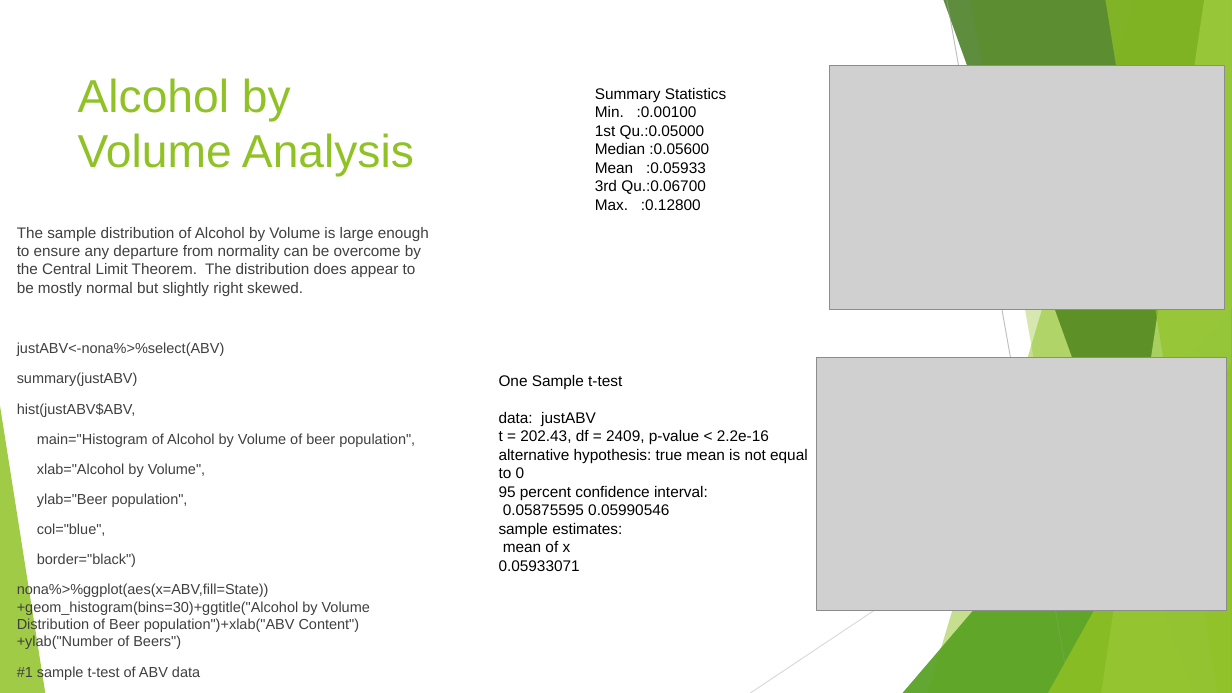
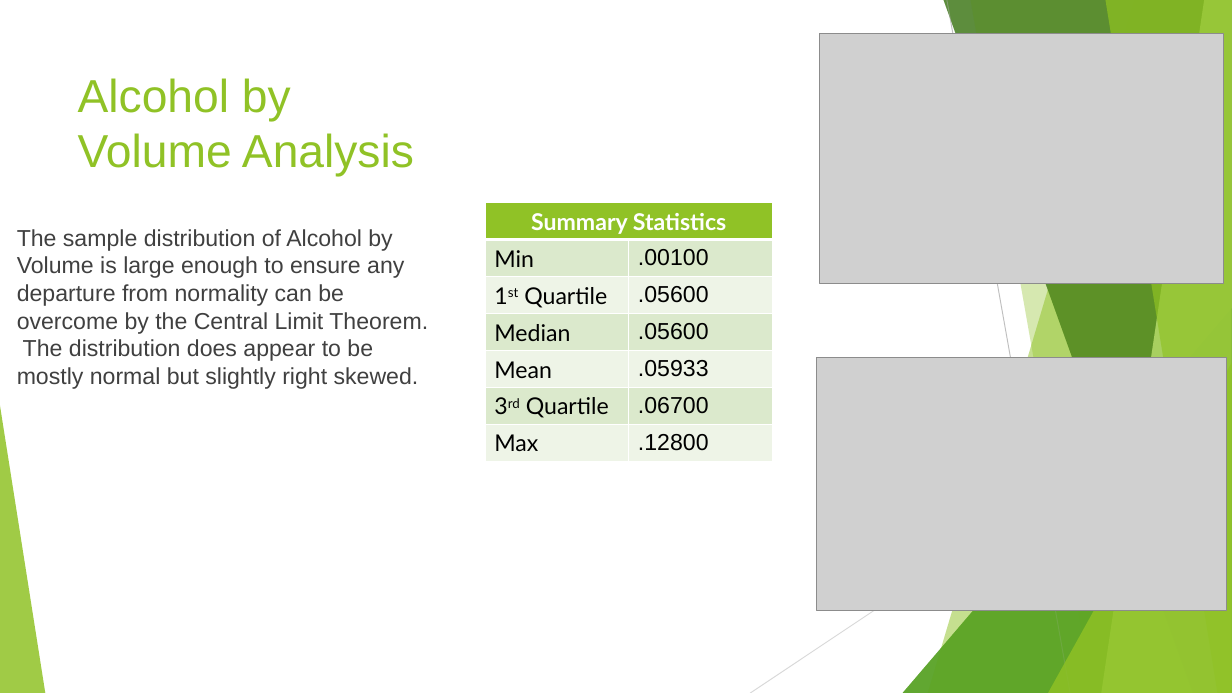
Before and after one commit to malcolmccarlson/DDS-CaseStudy1, a slide deck: slide 6 of MalcolmCarlsonBeerDataEDA.DDS6306.pptx (slide 7 before the commit). Drawn at 1232x693 pixels with LibreOffice and Linux fonts; fonts in the diff are those of the drawing; grey boxes stand for pictures. Boxes give left, top, right and bottom in pixels: in the first picture for what was removed or moved away, otherwise in the second. Text is boxed around its words. In the diff, an @@ line names an element or a change of style, - is before the commit and + after.

```diff
--- a/MalcolmCarlsonBeerDataEDA.DDS6306.pptx
+++ b/MalcolmCarlsonBeerDataEDA.DDS6306.pptx
@@ picture: place and size @@
-picture at [830,66,1226,310]
+picture at [820,33,1225,283]
@@ text removed at [595,88,726,210] @@
-Summary Statistics
-Min. :0.00100
-1st Qu.:0.05000
-Median :0.05600
-Mean :0.05933
-3rd Qu.:0.06700
-Max. :0.12800
@@ table added at [485,202,772,461], 7 rows, 2 columns @@
+Summary Statistics | 
+Min | .00100
+1st Quartile | .05600
+Median | .05600
+Mean | .05933
+3rd Quartile | .06700
+Max | .12800
@@ text "The sample distribution of Alcohol ..." at [17,229,428,389]: size 11.9 to 18 pt @@
@@ text at [17,342,415,680]: paragraphs removed @@
-justABV<-nona%>%select(ABV)
-summary(justABV)
-hist(justABV$ABV,
-main="Histogram of Alcohol by Volume of beer population",
-xlab="Alcohol by Volume",
-ylab="Beer population",
-col="blue",
-border="black")
-nona%>%ggplot(aes(x=ABV,fill=State))+geom_histogram(bins=30)+ggtitle("Alcohol by Volume Distribution of Beer population")+xlab("ABV Content")+ylab("Number of Beers")
-#1 sample t-test of ABV data
-logjustABV<-log(justABV)
-t.test(x=justABV, conf.int = "TRUE", alternative = "two.sided")
@@ text removed at [499,375,808,571] @@
-One Sample t-test
-data: justABV
-t = 202.43, df = 2409, p-value < 2.2e-16
-alternative hypothesis: true mean is not equal to 0
-95 percent confidence interval:
-0.05875595 0.05990546
-sample estimates:
-mean of x
-0.05933071
```
Also in this commit, not shown: 6 other slides changed, 2 slides added, 3 slides removed, 1 other file.
